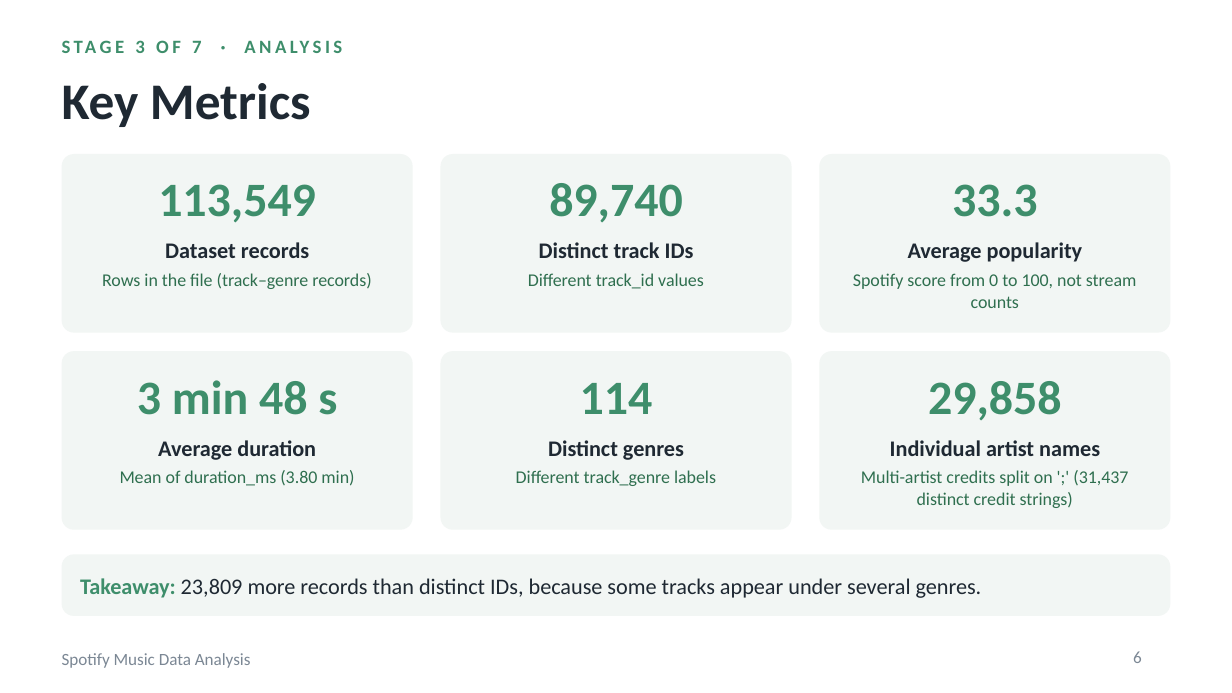
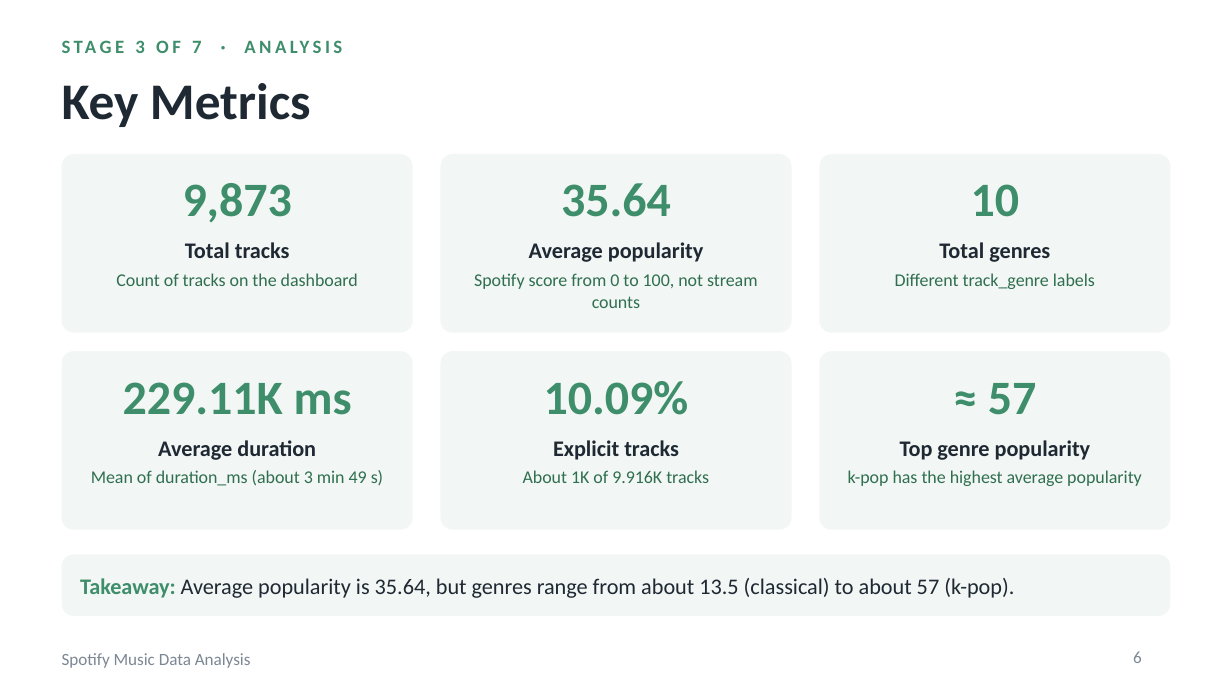
Before and after one commit to chaitrik-pathak/DAV_240840116101, a slide deck: slide 6 of Spotify_Music_Data_Analysis.pptx. Drawn at 1232x693 pixels with LibreOffice and Linux fonts; fonts in the diff are those of the drawing. Boxes give left, top, right and bottom in pixels: in the first picture for what was removed or moved away, otherwise in the second. Text is boxed around its words. In the diff, an @@ line names an element or a change of style, - is before the commit and + after.

```diff
--- a/Spotify_Music_Data_Analysis.pptx
+++ b/Spotify_Music_Data_Analysis.pptx
@@ text at <box>183,183,292,222</box>: text changed @@
-113,549
+9,873
@@ text at <box>561,183,671,217</box>: text changed @@
-89,740
+35.64
@@ text at <box>971,184,1019,217</box>: text changed @@
-33.3
+10
@@ text at <box>185,242,290,258</box>: text changed @@
-Dataset records
+Total tracks
@@ text at <box>529,242,704,262</box>: text changed @@
-Distinct track IDs
+Average popularity
@@ text at <box>939,242,1050,262</box>: text changed @@
-Average popularity
+Total genres
@@ text at <box>116,273,358,286</box>: text changed @@
-Rows in the file (track–genre records)
+Count of tracks on the dashboard
@@ text at <box>474,273,758,308</box>: text changed @@
-Different track_id values
+Spotify score from 0 to 100, not stream counts
@@ text at <box>895,273,1095,289</box>: text changed @@
-Spotify score from 0 to 100, not stream counts
+Different track_genre labels
@@ text at <box>123,382,352,415</box>: text changed @@
-3 min 48 s
+229.11K ms
@@ text at <box>544,381,689,415</box>: text changed @@
-114
+10.09%
@@ text at <box>988,383,1036,415</box>: text changed @@
-29,858
+≈ 57
@@ text at <box>553,440,679,460</box>: text changed @@
-Distinct genres
+Explicit tracks
@@ text at <box>900,440,1091,460</box>: text changed @@
-Individual artist names
+Top genre popularity
@@ text at <box>91,470,383,486</box>: text changed @@
-Mean of duration_ms (3.80 min)
+Mean of duration_ms (about 3 min 49 s)
@@ text at <box>523,470,709,483</box>: text changed @@
-Different track_genre labels
+About 1K of 9.916K tracks
@@ text at <box>848,470,1142,486</box>: text changed @@
-Multi-artist credits split on ';' (31,437 distinct credit strings)
+k-pop has the highest average popularity
@@ text at <box>80,578,1014,598</box>: text changed @@
-Takeaway: 23,809 more records than distinct IDs, because some tracks appear under several genres.
+Takeaway: Average popularity is 35.64, but genres range from about 13.5 (classical) to about 57 (k-pop).
```
Also in this commit, not shown: 13 other slides changed.
